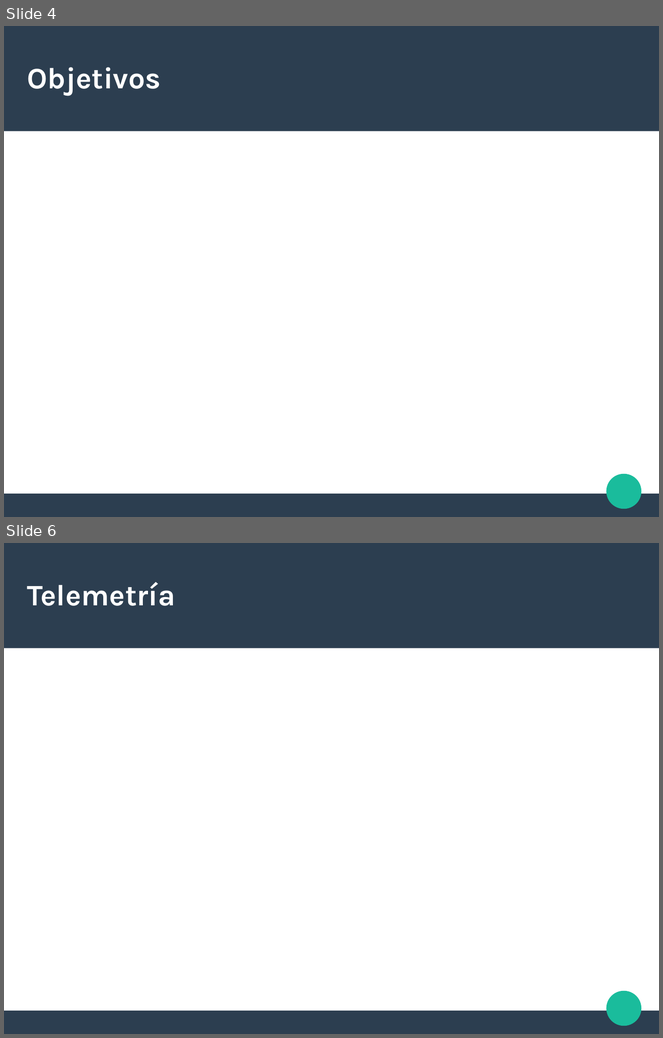
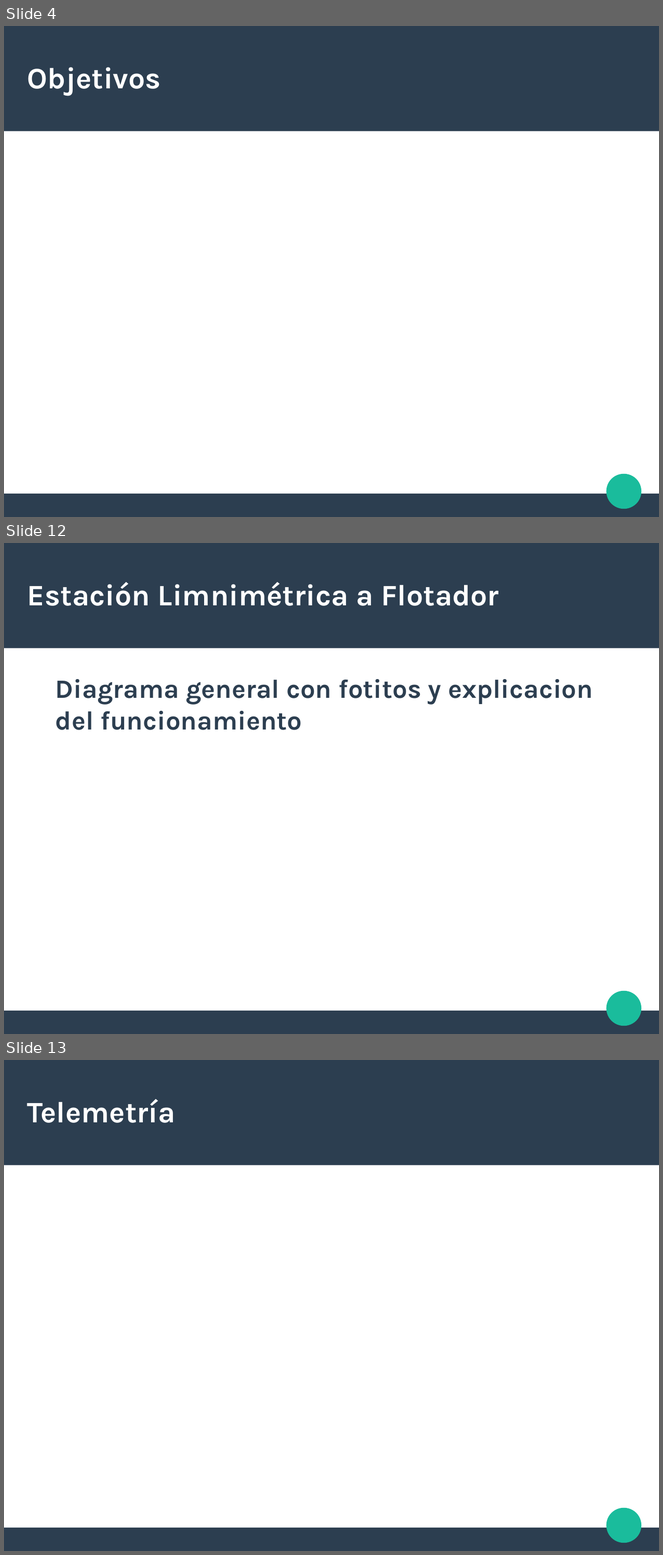
Before and after one commit to MaycoMD/PI, a slide deck: Documentos/PI_Presentacion_MaycoDagatti.odp. Shown one above the other, each under a label of ours: slides 4 and 6 before the commit, slides 4, 12 and 13 after it; the slides between them are not shown. The pictures are 663x1038 and 663x1555 pixels, drawn with LibreOffice and Linux fonts; fonts in the diff are those of the drawing. Boxes give left, top, right and bottom in pixels: in the first picture for what was removed or moved away, otherwise in the second. Text is boxed around its words. In the diff, an @@ line names an element or a change of style, - is before the commit and + after.

```diff
--- a/Documentos/PI_Presentacion_MaycoDagatti.odp
+++ b/Documentos/PI_Presentacion_MaycoDagatti.odp
@@ slide 12 added at box(4, 543, 659, 1034), background #FFFFFF; not listed: 3 template elements that a slide beside it also shows @@
@@ title added at box(27, 582, 500, 606), 36 pt, text #FFFFFF, bold @@
+Estación Limnimétrica a Flotador
@@ text added at box(55, 679, 593, 730), 32 pt, text #2C3E50, bold @@
+Diagrama general con fotitos y explicacion del funcionamiento
@@ what was slide 6 is now slide 13 @@
```
Also in this commit, not shown: 1 slide changed, 6 other slides added, 1 other file.
